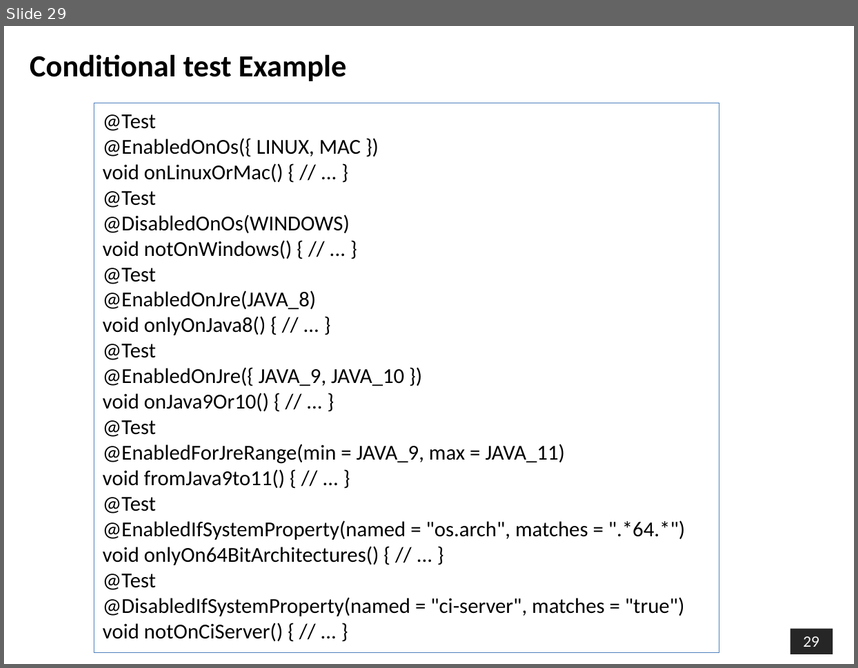
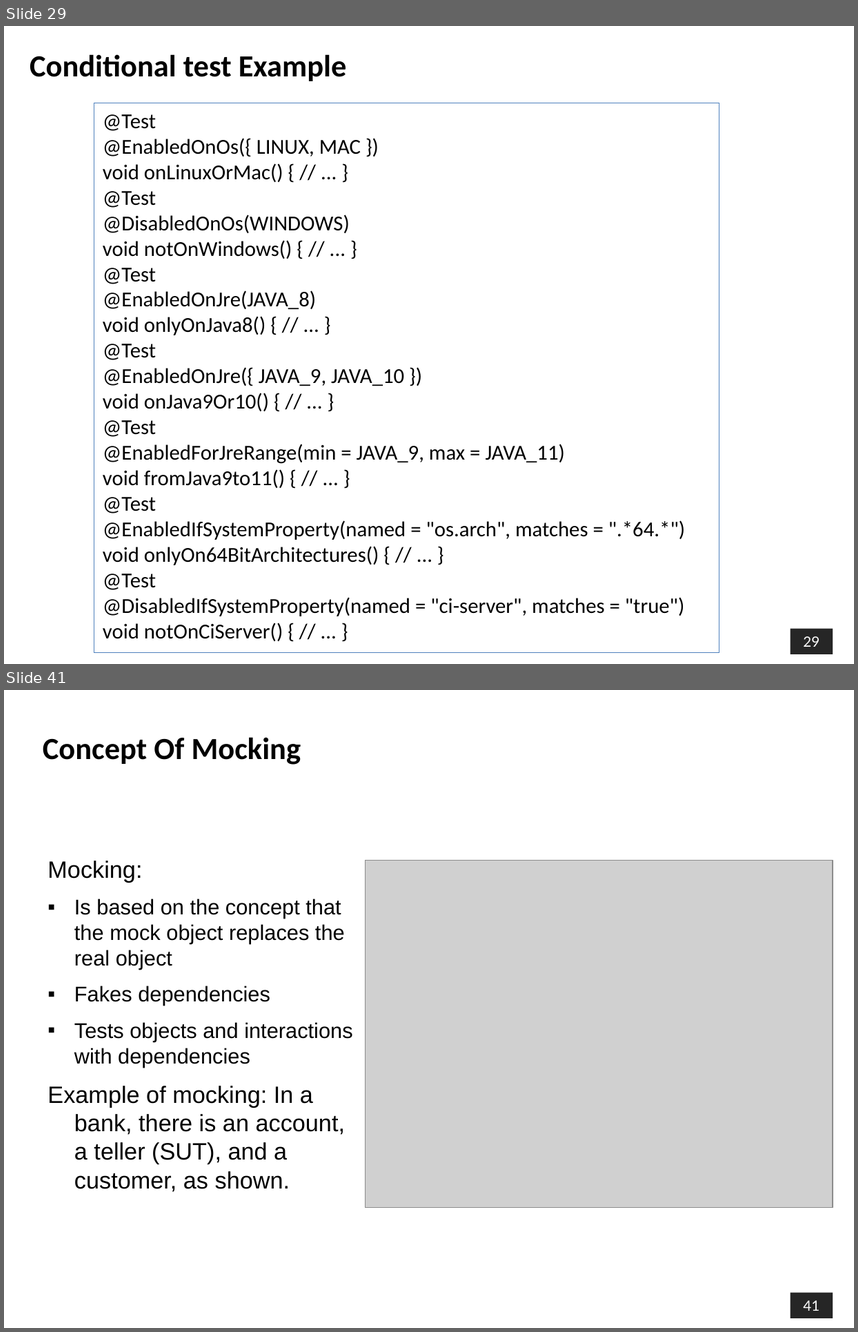
Before and after one commit to shalini06mittal/ConcertoTraining, a slide deck: ppts/Junit/Junit5.pptx. Shown one above the other, each under a label of ours: slide 29 before the commit, slides 29 and 41 after it; the slides between them are not shown. The pictures are 858x668 and 858x1332 pixels, drawn with LibreOffice and Linux fonts; fonts in the diff are those of the drawing; grey boxes stand for pictures; background and template pictures are left out. Boxes give left, top, right and bottom in pixels: in the first picture for what was removed or moved away, otherwise in the second. Text is boxed around its words. In the diff, an @@ line names an element or a change of style, - is before the commit and + after.

```diff
--- a/ppts/Junit/Junit5.pptx
+++ b/ppts/Junit/Junit5.pptx
@@ slide 41 added at (4, 690, 854, 1328), background picture (left out); not listed: 1 template element that a slide beside it also shows @@
@@ text added at (43, 737, 301, 765), 26 pt, text #000000, bold @@
+Concept Of Mocking
@@ text added at (47, 860, 352, 1192), 18 pt, text #000000 @@
+Mocking:
+▪ Is based on the concept that the mock object replaces the real object
+▪ Fakes dependencies
+▪ Tests objects and interactions with dependencies
+Example of mocking: In a bank, there is an account, a teller (SUT), and a customer, as shown.
@@ picture added at (366, 860, 833, 1207) @@
```
Also in this commit, not shown: 31 other slides added, 33 other files.
